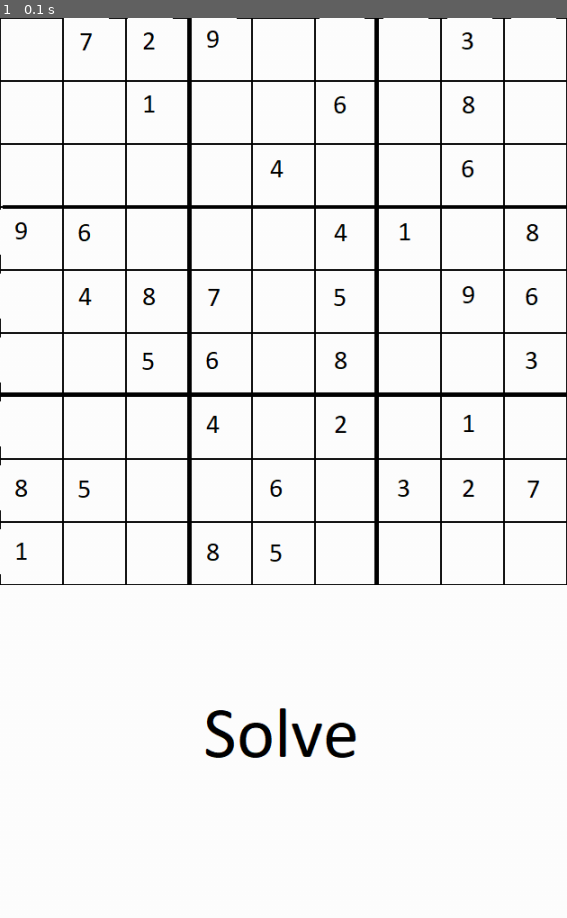
Above: before the commit, frame 1.
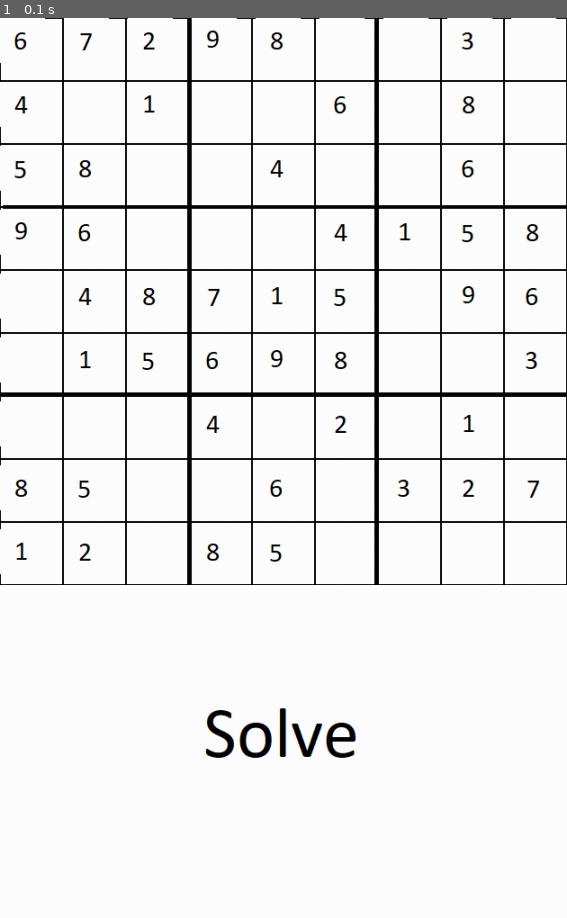
Above: after the commit, the same moment.

Repository: alexandre-assad/MySudoku
Game: pygame game, started from main.py
The game is run twice, just before and just after one commit, with the same random seed, the same clock (stepped at 60 frames per second) and the same inputs.
Inputs:
- Up to frame 1 (0.1 s): no input

The runs differ from the first frame. In frame 1, 0.3% of the frame differs, in the area x 0-84%, y 0-61%.

Commit message:
[FIX] Format g_matrix values (int and no "_")

Diff:
--- a/main.py
+++ b/main.py
@@ -7,9 +7,8 @@
 
 
 
-print(complete_values_simple(generate_map_from_txt("sudoku1.txt")))
 current_map = complete_values_simple(generate_map_from_txt("sudoku1.txt"))
-print(current_map.g_matrix)
+print(current_map)
 
 
 """
--- a/src/generator/backtracking.py
+++ b/src/generator/backtracking.py
@@ -33,7 +33,7 @@
 
         for j in range(3):
 
-            if grid.g_matrix[x_box*3+i][y_box*3+j].value == "_":
+            if grid.g_matrix[x_box*3+i][y_box*3+j].value == 0:
 
                 if grid.is_case_numbered(x_box*3+i,y_box*3+j,number):
 
--- a/src/generator/grid.py
+++ b/src/generator/grid.py
@@ -5,12 +5,24 @@
 
     def __init__(self,grid_matrix:list):
         self.g_matrix = grid_matrix
-
+        self.format()
 
     def __str__(self):
         for row in self.g_matrix:
             print(row)
         return ""
+
+
+    def format(self):
+        for i in range(9):
+            for j in range(9):
+                if self.g_matrix[i][j].value == "_":
+                    self.g_matrix[i][j].value = 0
+                else:
+                    self.g_matrix[i][j].value = int(self.g_matrix[i][j].value)
+
+
+
 
     """
     Input : two int and a matrix, coordinates x and y of a case, with the matrix of the grid
@@ -24,11 +36,6 @@
             for j in range(3):
                 if x!= i or y!= j:
                     list_values.append(self.g_matrix[box[0]*3+i][box[1]*3+j].value)
-        for i in range(len(list_values)):
-            if list_values[i] == "_":
-                list_values[i] = 0
-            else:
-                list_values[i] = int(list_values[i])
         return exter(list_values,[0,1,2,3,4,5,6,7,8,9])
 
     """
@@ -48,18 +55,6 @@
             if j != y:
                 list_values_2.append(self.g_matrix[x][j].value)
 
-        #I Rewrite good lists
-        for i in range(len(list_values_1)):
-            if list_values_1[i] == "_":
-                list_values_1[i] = 0
-            else:
-                list_values_1[i] = int(list_values_1[i])
-
-            if list_values_2[i] == "_":
-                list_values_2[i] = 0
-            else:
-                list_values_2[i] = int(list_values_2[i])
-
         list_value = np.array([list_values_1,list_values_2])
         list_value = np.unique(list_value)
 
@@ -72,7 +67,7 @@
     def not_win(self):
         for i in range(9):
             for j in range(9):
-                if self.g_matrix[i][j].value == "0" or self.g_matrix[i][j].value == "_":
+                if self.g_matrix[i][j].value == 0:
                     return True
         return False
 
@@ -99,7 +94,7 @@
     def first_empty_case(self):
         for i in range(9):
             for j in range(9):
-                if self.g_matrix[i][j].value == "_":
+                if self.g_matrix[i][j].value == 0:
                     return [i,j]
         return True
 
--- a/src/layout/game.py
+++ b/src/layout/game.py
@@ -43,39 +43,38 @@
 def display_game(game,grid):
     game.screen.fill((255,255,255))
     game.screen.blit(backgroundImg,(0,0))
-
     for i in range(9):
 
         for j in range(9):
 
-            if grid.g_matrix[i][j].value == "_":
+            if grid.g_matrix[i][j].value == 0:
                 game.screen.blit(emptyImg,position_in_grid(i,j))
 
-            elif grid.g_matrix[i][j].value == "1":
+            elif grid.g_matrix[i][j].value == 1:
                 game.screen.blit(oneImg,position_in_grid(i,j))
 
-            elif grid.g_matrix[i][j].value == "2":
+            elif grid.g_matrix[i][j].value == 2:
                 game.screen.blit(twoImg,position_in_grid(i,j))
 
-            elif grid.g_matrix[i][j].value == "3":
+            elif grid.g_matrix[i][j].value == 3:
                 game.screen.blit(threeImg,position_in_grid(i,j))
 
-            elif grid.g_matrix[i][j].value == "4":
+            elif grid.g_matrix[i][j].value == 4:
                 game.screen.blit(fourImg,position_in_grid(i,j))
 
-            elif grid.g_matrix[i][j].value == "5":
+            elif grid.g_matrix[i][j].value == 5:
                 game.screen.blit(fiveImg,position_in_grid(i,j))
 
-            elif grid.g_matrix[i][j].value == "6":
+            elif grid.g_matrix[i][j].value == 6:
                 game.screen.blit(sixImg,position_in_grid(i,j))
 
-            elif grid.g_matrix[i][j].value == "7":
+            elif grid.g_matrix[i][j].value == 7:
                 game.screen.blit(sevenImg,position_in_grid(i,j))
 
-            elif grid.g_matrix[i][j].value == "8":
+            elif grid.g_matrix[i][j].value == 8:
                 game.screen.blit(eightImg,position_in_grid(i,j))
 
-            elif grid.g_matrix[i][j].value == "9":
+            elif grid.g_matrix[i][j].value == 9:
                 game.screen.blit(nineImg,position_in_grid(i,j))
     solve_button = Button(x=215,y=700,image=solveImg)
     solve_button.draw(game)
